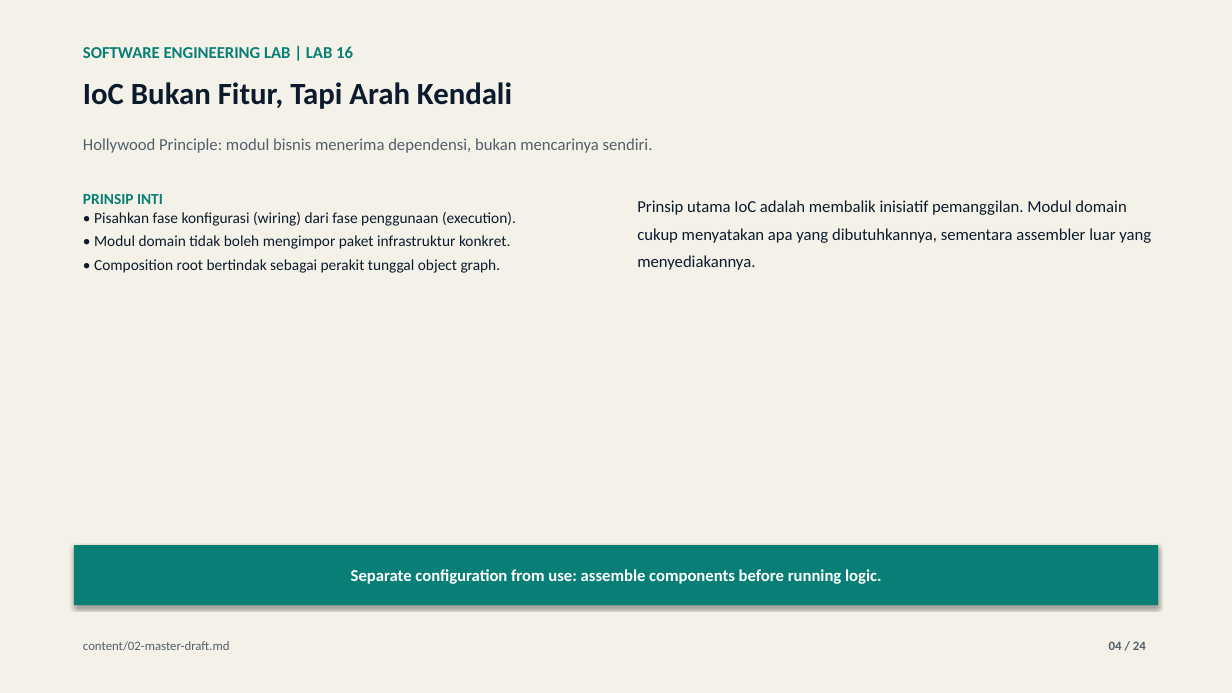
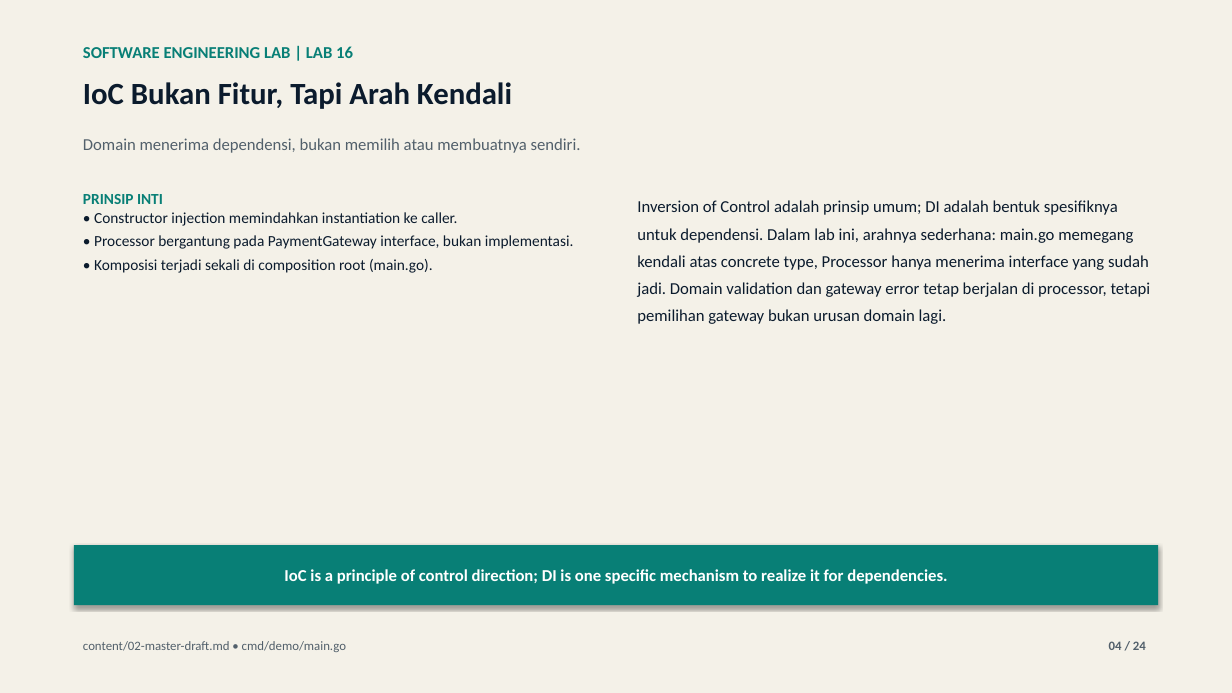
Before and after one commit to lukman-ss/software-engineering-lab, a slide deck: slide 4 of labs/16-dependency-injection/result/linkedin/lab-16-dependency-injection-carousel.pptx. Drawn at 1232x693 pixels with LibreOffice and Linux fonts; fonts in the diff are those of the drawing. Boxes give left, top, right and bottom in pixels: in the first picture for what was removed or moved away, otherwise in the second. Text is boxed around its words. In the diff, an @@ line names an element or a change of style, - is before the commit and + after.

Commit message:
feat(16-dependency-injection): publish carousel presentation, articles, and media deliverables
Complete publication package for Lab 16 (Dependency Injection):
Topic: Constructor Injection vs Service Locator: A Concrete Trade-off for Testability

- Carousel Deck: 24-slide visual storytelling deck in PDF and editable PPTX format
- Cover Artworks: Dual-language CRT covers (ID & EN 1920x1080 PNG)
- Technical Articles: Dev.to markdown draft and Medium HTML publication
- Reproducible Source: Defined via content_def.py with strict quality gates
- Claim Boundaries: Grounded in lab test assertions without exaggerated production claims

```diff
--- a/labs/16-dependency-injection/result/linkedin/lab-16-dependency-injection-carousel.pptx
+++ b/labs/16-dependency-injection/result/linkedin/lab-16-dependency-injection-carousel.pptx
@@ text at (83,138,581,153): text changed @@
-Hollywood Principle: modul bisnis menerima dependensi, bukan mencarinya sendiri.
+Domain menerima dependensi, bukan memilih atau membuatnya sendiri.
@@ text at (637,200,1151,324): text changed @@
-Prinsip utama IoC adalah membalik inisiatif pemanggilan. Modul domain cukup menyatakan apa yang dibutuhkannya, sementara assembler luar yang menyediakannya.
+Inversion of Control adalah prinsip umum; DI adalah bentuk spesifiknya untuk dependensi. Dalam lab ini, arahnya sederhana: main.go memegang kendali atas concrete type, Processor hanya menerima interface yang sudah jadi. Domain validation dan gateway error tetap berjalan di processor, tetapi pemilihan gateway bukan urusan domain lagi.
@@ text at (94,212,574,273): text changed @@
-• Pisahkan fase konfigurasi (wiring) dari fase penggunaan (execution).
-• Modul domain tidak boleh mengimpor paket infrastruktur konkret.
-• Composition root bertindak sebagai perakit tunggal object graph.
+• Constructor injection memindahkan instantiation ke caller.
+• Processor bergantung pada PaymentGateway interface, bukan implementasi.
+• Komposisi terjadi sekali di composition root (main.go).
@@ text in rectangle at (284,569,947,584): text changed @@
-Separate configuration from use: assemble components before running logic.
+IoC is a principle of control direction; DI is one specific mechanism to realize it for dependencies.
@@ text at (83,641,346,652): text changed @@
-content/02-master-draft.md
+content/02-master-draft.md • cmd/demo/main.go
```
Also in this commit, not shown: 20 other slides changed, 3 slides added, 3 slides removed, 9 other files.
